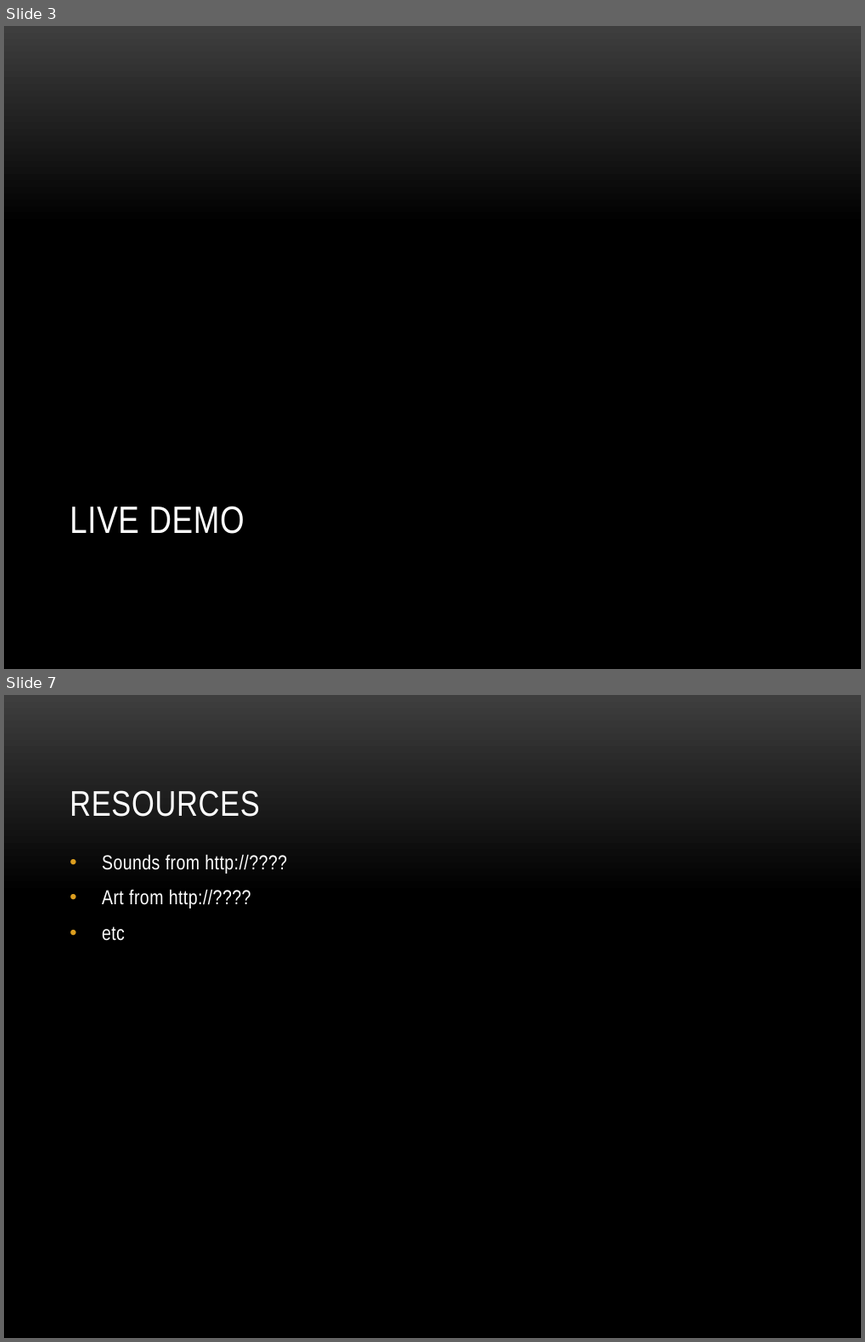
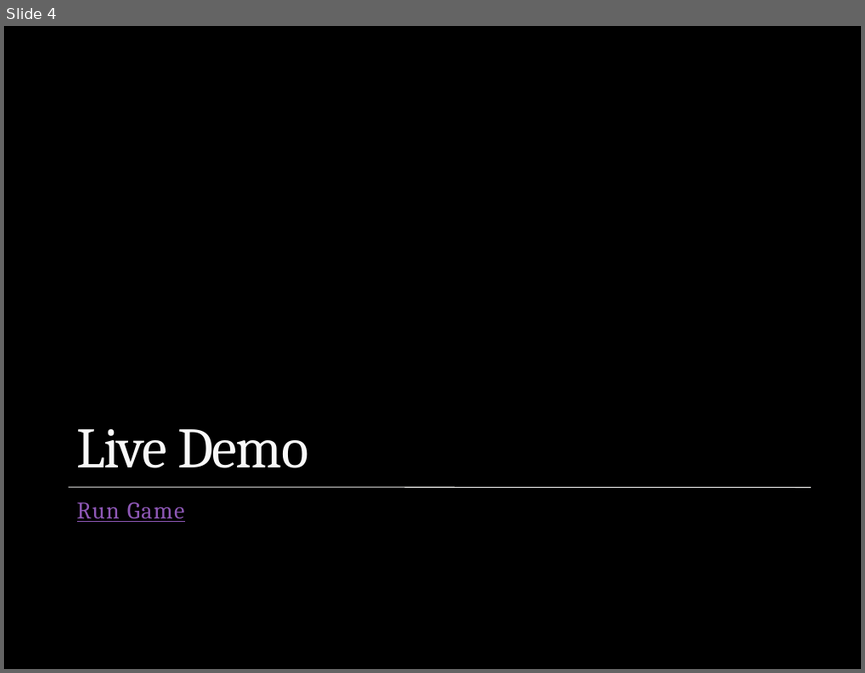
Before and after one commit to dwinings/Grow, a slide deck: CS325 Final Presentation Outline.pptx. Shown one above the other, each under a label of ours: slides 3 and 7 before the commit, slide 4 after it; the slides between them are not shown. The pictures are 865x1342 and 865x673 pixels, drawn with LibreOffice and Linux fonts; fonts in the diff are those of the drawing; background and template pictures are left out. Boxes give left, top, right and bottom in pixels: in the first picture for what was removed or moved away, otherwise in the second. Text is boxed around its words. In the diff, an @@ line names an element or a change of style, - is before the commit and + after.

```diff
--- a/CS325 Final Presentation Outline.pptx
+++ b/CS325 Final Presentation Outline.pptx
@@ slide 7 removed at (4,695,861,1338), background picture (left out) @@
@@ title removed at (69,790,259,817) @@
-RESOURCES
@@ text removed at (102,854,287,941) @@
-• Sounds from http://????
-• Art from http://????
-• etc
@@ what was slide 3 is now slide 4 @@
@@ slide 4 changed as well @@
@@ background gradient #3F3F3F to #000000 to picture (left out) @@
@@ title "Live Demo" at (77,429,308,468): vertical alignment top to bottom @@
@@ title at (77,429,308,468): text changed; size 32 to 48 pt; font Arial Narrow to Cambria; text colour #FFFFFF to #F9F9F9 @@
-LIVE DEMO
+Live Demo
@@ line added from (69, 487) to (812, 487), #E9E9E8 0.75 pt @@
@@ text added at (77,502,185,522), 20 pt, text #8E58B6, underline @@
+Run Game
```
Also in this commit, not shown: 7 slides added, 5 other slides removed.
